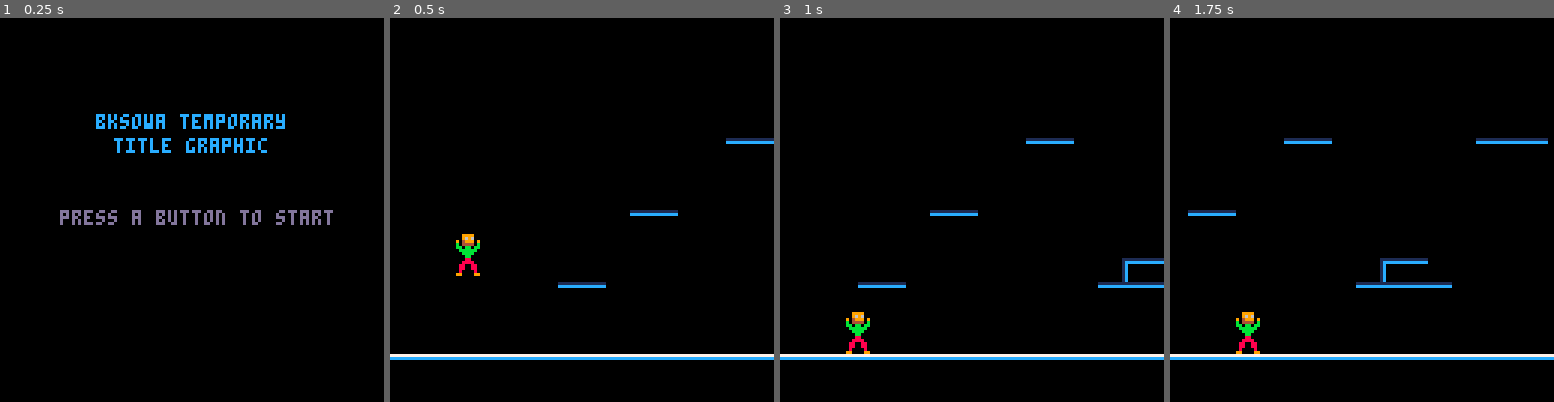
Above: before the commit, frames 1-4 (left to right).
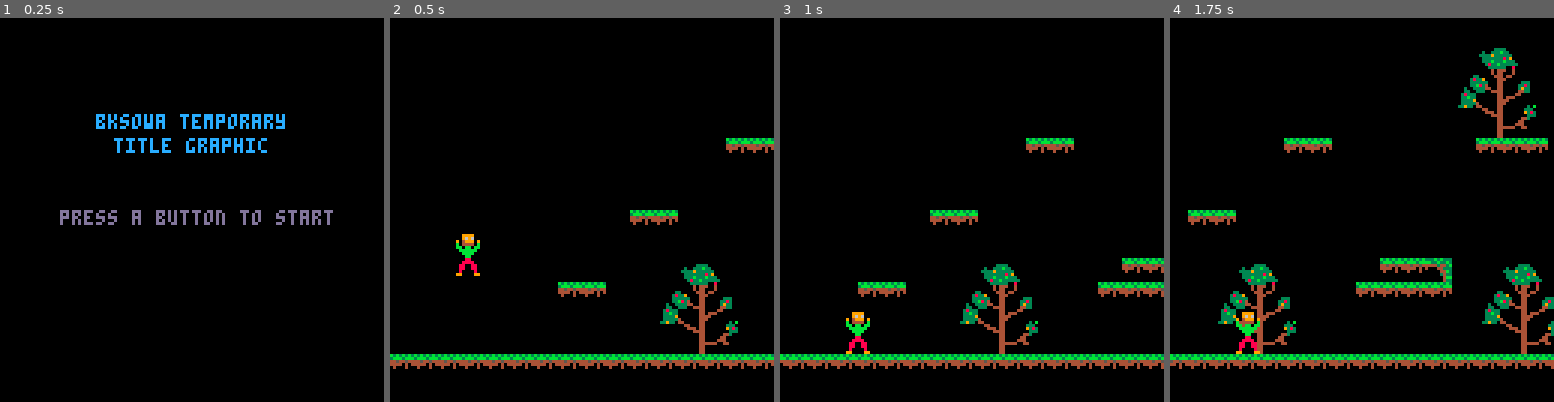
Above: after the commit, the same moments.

Repository: elennick/bksowa
Game: PICO-8 cartridge bksowa.p8
The game is run twice, just before and just after one commit, with the same random seed, the same clock (stepped at 60 frames per second) and the same inputs.
Inputs:
- Up to frame 1 (0.25 s): no input
- Up to frame 2 (0.5 s): tap X (X key) at 0.33 s
- Up to frame 3 (1 s): tap O (Z key) at 0.7 s
- Up to frame 4 (1.75 s): tap X (X key) at 1.07 s; hold Right from 1.6 s (still down); tap O (Z key) at 1.7 s

Frame 1 is identical in both runs. In frame 2, 5.7% of the frame differs, in the area x 0-100%, y 31-92%; in frame 3, 6.7%; in frame 4, 10%, in the area x 0-100%, y 7-92%.

Commit message:
started updating art

Diff:
--- a/bksowa.p8
+++ b/bksowa.p8
@@ -64,7 +64,7 @@
     cx += cvx
     camera(cx, 0)
 
-    if cx > 400 then
+    if cx > 900 then
       cx = 0
     		px = 0
   		end
@@ -92,23 +92,40 @@
 
 
 
+…(17 lines of a section not shown)…
 __gff__
 0000000100000000000000000000000000000001010000000000000000000000000000000000000000000000000000000000000000000000000000000000000000000000000000000000000000000000000000000000000000000000000000000000000000000000000000000000000000000000000000000000000000000000
 0000000000000000000000000000000000000000000000000000000000000000000000000000000000000000000000000000000000000000000000000000000000000000000000000000000000000000000000000000000000000000000000000000000000000000000000000000000000000000000000000000000000000000
 __map__
 0000000000000000000000000000000000000000000000000000000000000000000000000000000000000000000000000000000000000000000000000000000000000000000000000000000000000000000000000000000000000000000000000000000000000000000000000000000000000000000000000000000000000000
-0000000000000000000000000000000000000000000000000000000000000000000000000000000000000000000000000000000000000000000000000000000000000000000000000000000000000000000000000000000000000000000000000000000000000000000000000000000000000000000000000000000000000000
-0000000000000000000000000000000000000000000000000000000000000000000000000000000000000000000000000000000000000000000000000000000000000000000000000000000000000000000000000000000000000000000000000000000000000000000000000000000000000000000000000000000000000000
-0000000000000000000000000000000000000000000000000000000000000000000000000000000000000000000000000000000000000000000000000000000000000000000000000000000000000000000000000000000000000000000000000000000000000000000000000000000000000000000000000000000000000000
-0000000000000000000000000000000000000000000000000000000000000000000000000000000000000000000000000000000000000000000000000000000000000000000000000000000000000000000000000000000000000000000000000000000000000000000000000000000000000000000000000000000000000000
-0000000000000000000000000000000303000000000000030303000000000000000000000000000303000000000000000000000000000000000000000000000000000000000000000000000000000000000000000000000000000000000000000000000000000000000000000000000000000000000000000000000000000000
-0000000000000000000000000000000000000000000000000000000000000000000000000000000000000000000000000000000000000000000000000000000000000000000000000000000000000000000000000000000000000000000000000000000000000000000000000000000000000000000000000000000000000000
-0000000000000000000000000000000000000000000000000000000000000000000000000000000000000000000000000000000000000000000000000000000000000000000000000000000000000000000000000000000000000000000000000000000000000000000000000000000000000000000000000000000000000000
-0000000000000000000000030300000000000000000000000000000000000000000000000000000000000000000000000000000000000000000000000000000000000000000000000000000000000000000000000000000000000000000000000000000000000000000000000000000000000000000000000000000000000000
-0000000000000000000000000000000000000000000000000000000000000000000000000303030303000000000000000000000000000000000000000000000000000000000000000000000000000000000000000000000000000000000000000000000000000000000000000000000000000000000000000000000000000000
-0000000000000000000000000000000000000004030000000000000000000000000000000000000000000000000000000000000000000000000000000000000000000000000000000000000000000000000000000000000000000000000000000000000000000000000000000000000000000000000000000000000000000000
-0000000000000000030300000000000000000303030300000000000000000000000000000000000000000000000000000000000000000000000000000000000000000000000000000000000000000000000000000000000000000000000000000000000000000000000000000000000000000000000000000000000000000000
-0000000000000000000000000000000000000000000000000000000000000000000000000000000000000000000000000000000000000000000000000000000000000000000000000000000000000000000000000000000000000000000000000000000000000000000000000000000000000000000000000000000000000000
-0000000000000000000000000000000000000000000000000000000000000000000000141313131313130000000000000013131300000000000000000000000000000000000000000000000000000000000000000000000000000000000000000000000000000000000000000000000000000000000000000000000000000000
-1313131313131313131313131313131313131313131313131313131300000000000014130000000000130000000000000013000000000000000000000000000000000000000000000000000000000000000000000000000000000000000000000000000000000000000000000000000000000000000000000000000000000000
-0000000000000000000000000000000000000000000000000000001313131313131313000000000000131313131313131313000000000000000000000000000000000000000000000000000000000000000000000000000000000000000000000000000000000000000000000000000000000000000000000000000000000000
+000000000000000000000000000000000000000000000708090a000000000000000000000000000000000000000000000000000000000000000000000000000000000000000000000000000000000000000000000000000000000000000000000000000000000000000000000000000000000000000000000000000000000000
+000000000000000000000000000000000000000000001718191a0000000000000000000000000000000000000000000000000000000000000000030000000000000000000708090a0000000000000000000000000000000000000000000000000000000000000000000000000000000000000000000000000000000000000000
+000000000000000000000000000000000000000000002728292a0000000000000000000000000000000000000000000000000000000000000000000708090a00000000001718191a0000000000000000000000000000000000000000000000000000000000000000000000000000000000000000000000000000000000000000
+000000000000000000000000000000000000000000003738393a0000000000000000000000000000000000000000000000000000000000000003031718191a00000000002728292a0000000000000000000000000000000000000000000000000000000000000000000000000000000000000000000000000000000000000000
+0000000000000000000000000000000303000000000000030303000000000000000000000708090a030000000000000000000000000000000000002728292a00000000003738393a0000000000000000000000000000000000000000000000000000000000000000000000000708090a00000000000000000000000000000000
+0000000000000000000000000000000000000000000000000000000000000000000000001718191a000000000000000000000000000000000000003738393a0000000003030303030303030000000000000000000000000000000000000000000000000000000000000000001718191a00000000000000000000000000000000
+0000000000000000000000000000000000000000000000000000000000000000000000002728292a00000000000000000000000000000000030303030303000000000000000000000000000000000000000000000000000000000000000000000000000000000000000000002728292a00000000000000000000000000000000
+0000000000000000000000030300000000000000000000000000000000000000000000003738393a000000000000000000000000000000000000000000000000000000000000000000000000000000000000000000000000000708090a0000000000000000000000000000003738393a00000000000000000000000000000000
+00000000000000000000000000000000000000000000000000000000000000000000000003030303030000000000000000000000000000000000000000000000000000000000000000000000000000000000000000000000001718191a0000000000000000000014030303030303030303030303000000000000000000000000
+0000000000000000000000000708090a000000030313000708090a00000000000000000000000000000000000000000000000000000000000000030300000000000000000000000000000000000000000000000000000000002728292a0000000000000000000014000000000000000000000000000000000000000000000000
+0000000000000000030300001718191a000003030303001718191a0000000000000000000000000000000000000708090a00000000000000000000000000000000000003030303000708090a140303030303030303130000003738393a0000000000000000000014000000000000000000000000000000000000000000000000
+0000000000000000000000002728292a000000000000002728292a0000000000000000000000000000000000001718191a00000000000000000000000000000000000000000000001718191a14000000000000000004030303030303030303030303030313000014000000000000000000000000000000000000000000000000
+0000000000000000000000003738393a000000000000003738393a0000000000000000030303030303130000002728292a03030303030303030303030313000000000000000000002728292a14000000000000000000000000000000000000000000000004030303000000000000000000000000000000000000000000000000
+0303030303030303030303030303030303030303030303030303031300000000000014000000000000140000003738393a03000000000000000000000014000000000000000000003738393a14000000000000000000000000000000000000000000000000000000000000000000000000000000000000000000000000000000
+0000000000000000000000000000000000000000000000000000000403030303030303000000000000040303030303030303000000000000000000000004030303030303030303030303030303000000000000000000000000000000000000000000000000000000000000000000000000000000000000000000000000000000
Not shown, changed: 33 lines of the sprite sheet (__gfx__) section of bksowa.p8
